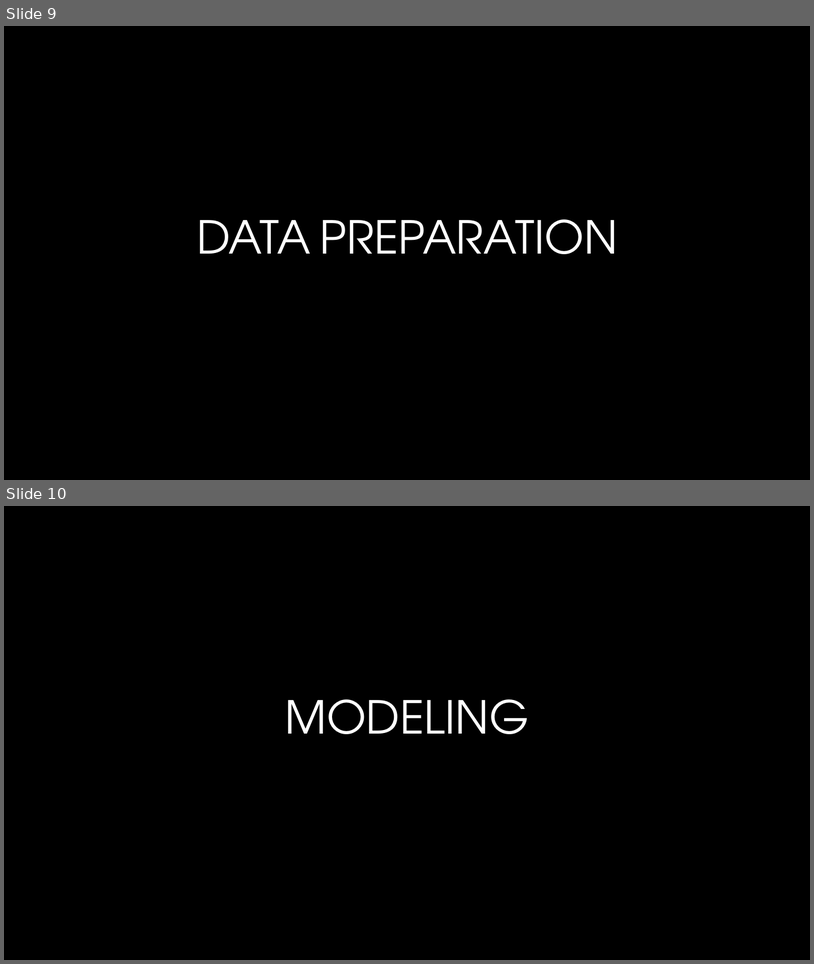
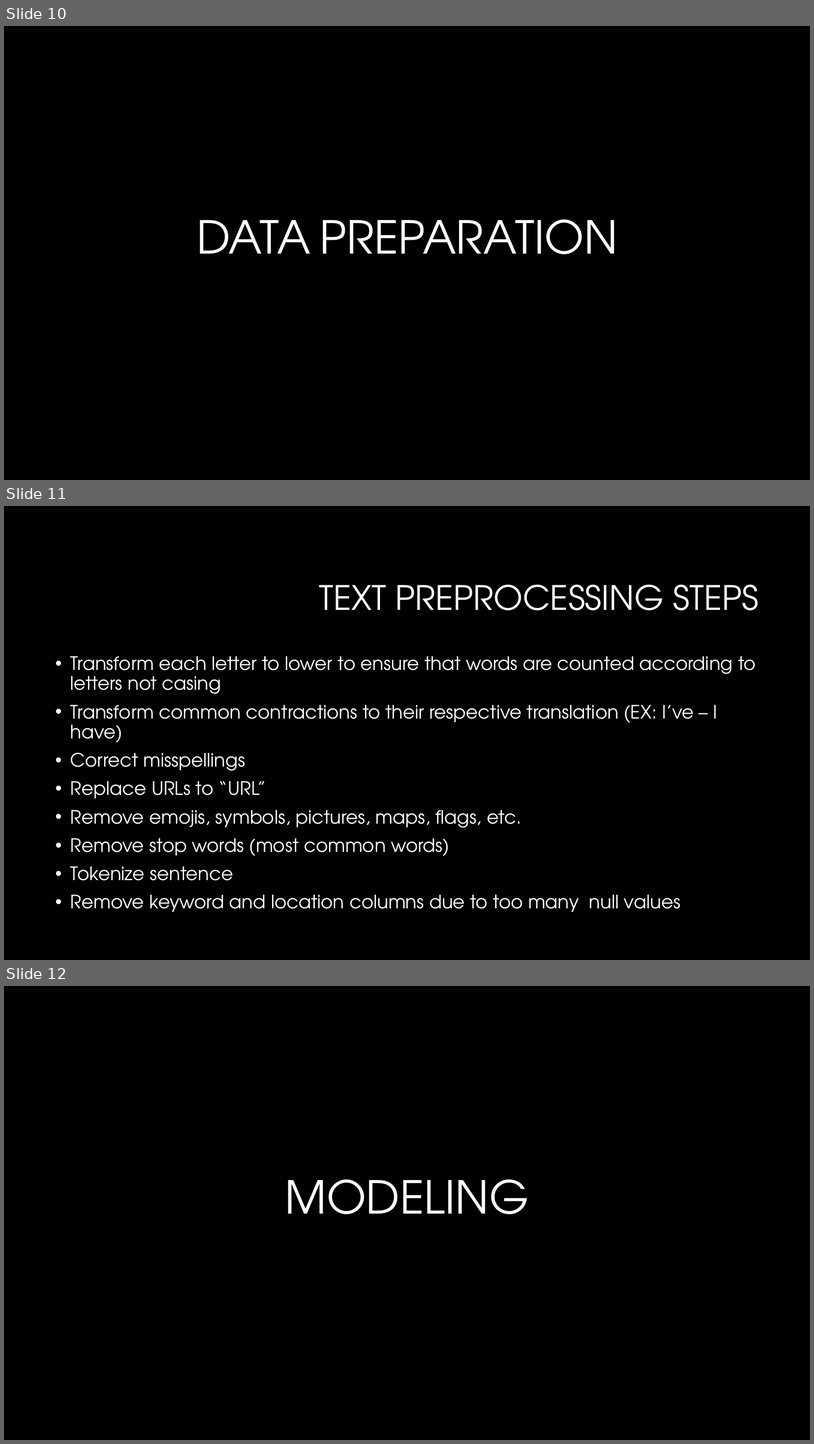
Before and after one commit to megancusey/DataScienceProjects, a slide deck: MDS 564 - Twitter NLP Text Analysis/Client Presentation.pptx. Shown one above the other, each under a label of ours: slides 9 and 10 before the commit, slides 10, 11 and 12 after it. The pictures are 814x964 and 814x1444 pixels, drawn with LibreOffice and Linux fonts; fonts in the diff are those of the drawing; background and template pictures are left out. Boxes give left, top, right and bottom in pixels: in the first picture for what was removed or moved away, otherwise in the second. Text is boxed around its words. In the diff, an @@ line names an element or a change of style, - is before the commit and + after.

```diff
--- a/MDS 564 - Twitter NLP Text Analysis/Client Presentation.pptx
+++ b/MDS 564 - Twitter NLP Text Analysis/Client Presentation.pptx
@@ slide 11 added at (4, 506, 810, 960), background #000000 @@
@@ title added at (320, 585, 759, 610), 40 pt, text #FFFFFF @@
+TEXT PREPROCESSING STEPS
@@ text added at (71, 656, 756, 912), 22 pt, text #FFFFFF @@
+• Transform each letter to lower to ensure that words are counted according to letters not casing
+• Transform common contractions to their respective translation (EX: I’ve – I have)
+• Correct misspellings
+• Replace URLs to “URL”
+• Remove emojis, symbols, pictures, maps, flags, etc.
+• Remove stop words (most common words)
+• Tokenize sentence
+• Remove keyword and location columns due to too many null values
@@ what was slide 9 is now slide 10 @@
@@ what was slide 10 is now slide 12 @@
```
Also in this commit, not shown: 1 slide changed, 2 other slides added, 4 other files.
